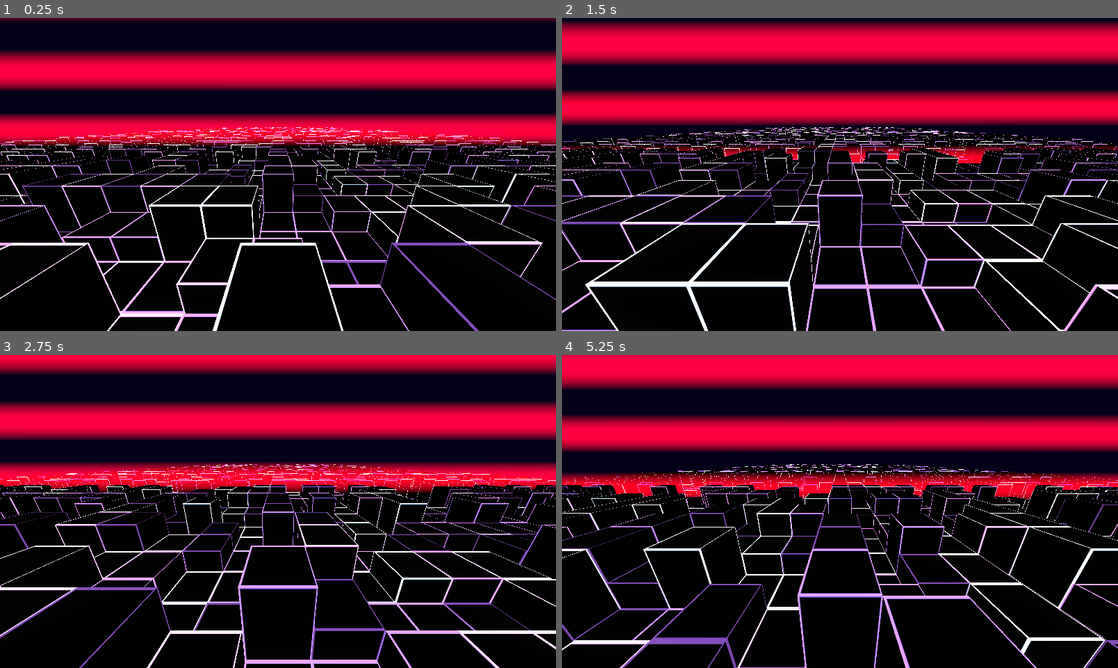
Above: before the commit, frames 1-4 (two rows, left to right).
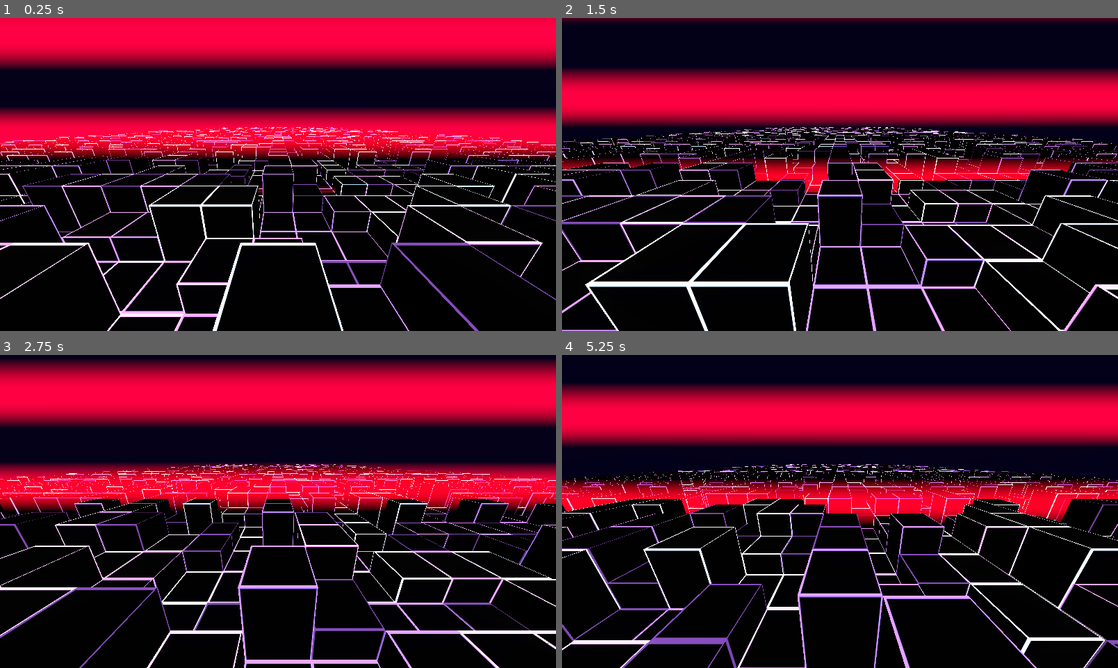
Above: after the commit, the same moments.

Repository: andyprice/cyberscape-demo
Game: Godot game, scene res://scenes/World.tscn
The game is run twice, just before and just after one commit, with the same random seed, the same clock (stepped at 60 frames per second) and the same inputs.
Inputs:
- Up to frame 1 (0.25 s): no input
- Up to frame 2 (1.5 s): no input
- Up to frame 3 (2.75 s): no input
- Up to frame 4 (5.25 s): no input

The runs differ from the first frame. In frame 1, 33% of the frame differs, in the area x 0-100%, y 0-56%; in frame 2, 34%; in frame 3, 37%; in frame 4, 40%, in the area x 0-100%, y 0-55%.

Commit message:
Bring scanner closer to the camera
It looks more like it's scanning this way, now that the FOV is
increased.

Diff:
--- a/scripts/World.gd
+++ b/scripts/World.gd
@@ -92,7 +92,7 @@
 var on_chunk = 0
 func _on_viewer_moved(mover):
 	var pos = mover.global_transform.origin
-	scanner.global_transform.origin.x = pos.x + 40
+	scanner.global_transform.origin.x = pos.x + 25
 	var celloff : int = map.world_to_map(Vector3(pos.x, 0, pos.z)).x
 	# warning-ignore:integer_division
 	var curr_chunk : int = celloff / chunk_length
